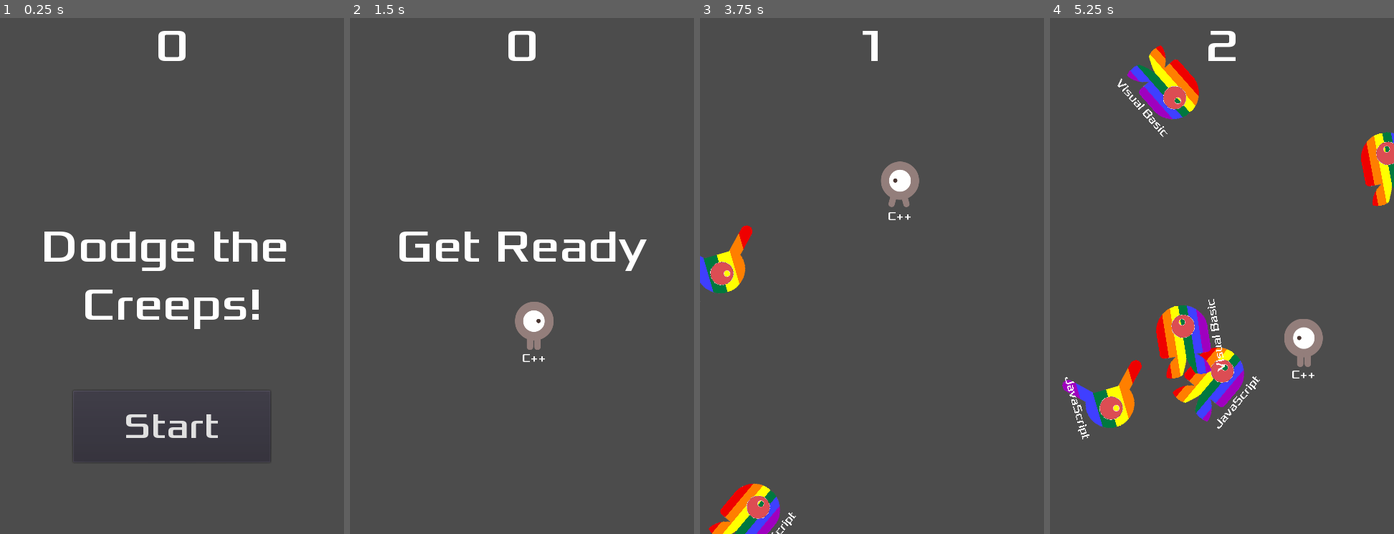
Above: before the commit, frames 1-4 (left to right).
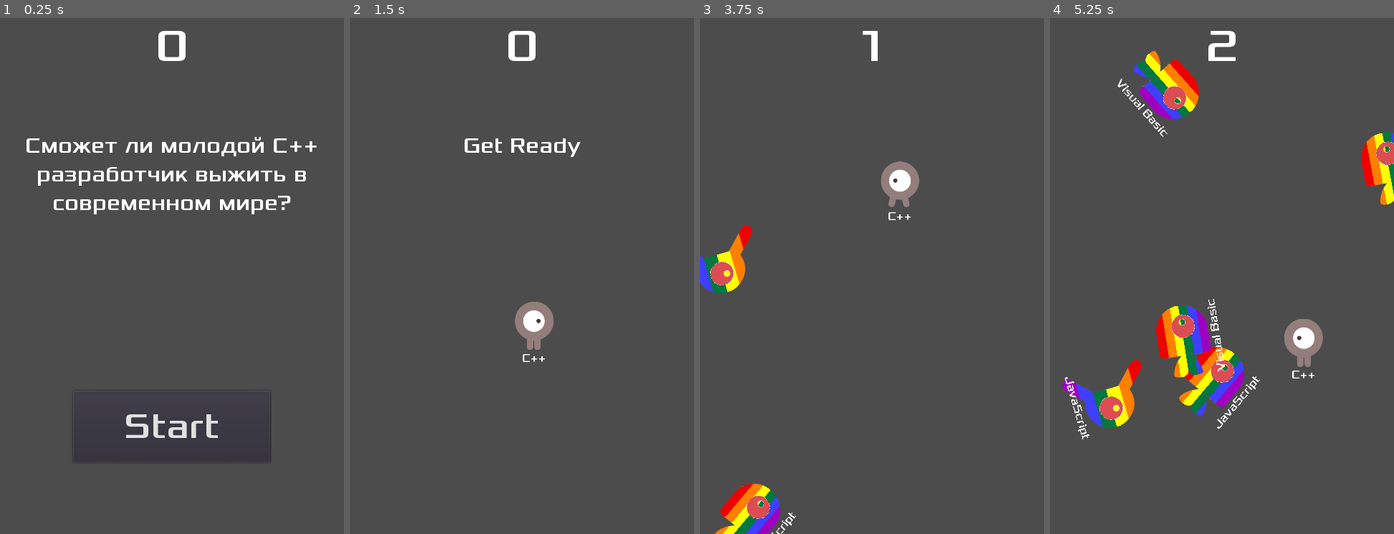
Above: after the commit, the same moments.

Repository: antonkanin/dodge_creeps
Game: Godot game, scene res://Main.tscn
The game is run twice, just before and just after one commit, with the same random seed, the same clock (stepped at 60 frames per second) and the same inputs.
Inputs (mouse positions are in pixels of both pictures, inside the frame that each line leads up to):
- Up to frame 1 (0.25 s): no input
- Up to frame 2 (1.5 s): click "Start" at 0.5 s; tap Enter at 1.25 s; move the mouse to (597, 250) at 1.27 s; click (597, 250) at 1.42 s
- Up to frame 3 (3.75 s): move the mouse to (803, 301) at 2.02 s; click (803, 301) at 2.17 s; move the mouse to (906, 162) at 2.77 s; click (906, 162) at 2.92 s; move the mouse to (854, 379) at 3.52 s; click (854, 379) at 3.67 s
- Up to frame 4 (5.25 s): move the mouse to (1325, 353) at 4.27 s; click (1325, 353) at 4.42 s; move the mouse to (1118, 198) at 5.02 s; click (1118, 198) at 5.17 s

The runs differ from the first frame. In frame 1, 5.4% of the frame differs, in the area x 7-93%, y 23-61%; in frame 2, 2.1%; in frame 3, 0.1%; in frame 4, 0.9%.

Commit message:
adding music to the game

Diff:
--- a/HUD.gd
+++ b/HUD.gd
@@ -17,6 +17,7 @@
 
 func show_game_over():
 	show_message("Game Over")
+	$EltonImage.visible = true
 	yield($MessageTimer, "timeout")
 	$MessageLabel.text = "Dodge the\nCreeps!"
 	$MessageLabel.show()
--- a/HUD.tscn
+++ b/HUD.tscn
@@ -1,14 +1,15 @@
-[gd_scene load_steps=6 format=2]
+[gd_scene load_steps=7 format=2]
 
 [ext_resource path="res://HUD.gd" type="Script" id=1]
 [ext_resource path="res://fonts/Xolonium-Regular.ttf" type="DynamicFontData" id=2]
+[ext_resource path="res://photos/elton.jpg" type="Texture" id=3]
 
 [sub_resource type="DynamicFont" id=1]
 size = 64
 font_data = ExtResource( 2 )
 
 [sub_resource type="DynamicFont" id=2]
-size = 64
+size = 30
 font_data = ExtResource( 2 )
 
 [sub_resource type="DynamicFont" id=3]
@@ -29,12 +30,14 @@
 anchor_top = 0.5
 anchor_right = 1.0
 anchor_bottom = 0.5
-margin_top = -80.5
-margin_bottom = 78.5
+margin_left = -50.0
+margin_top = -200.0
+margin_right = 50.0
+margin_bottom = 117.811
 custom_fonts/font = SubResource( 2 )
-text = "Dodge the
-Creeps!"
+text = "Сможет ли молодой С++ разработчик выжить в современном мире?"
 align = 1
+autowrap = true
 
 [node name="StartButton" type="Button" parent="."]
 anchor_left = 0.5
@@ -51,5 +54,10 @@
 [node name="MessageTimer" type="Timer" parent="."]
 wait_time = 2.0
 one_shot = true
+
+[node name="EltonImage" type="Sprite" parent="."]
+visible = false
+position = Vector2( 236.527, 311.001 )
+texture = ExtResource( 3 )
 [connection signal="pressed" from="StartButton" to="." method="_on_StartButton_pressed"]
 [connection signal="timeout" from="MessageTimer" to="." method="_on_MessageTimer_timeout"]
--- a/Main.gd
+++ b/Main.gd
@@ -4,7 +4,10 @@
 var score
 
 func _ready():
-	randomize()
+#	randomize()
+	#AudioServer.set_bus_mute(0, true) # disable music for debug purposes
+	pass
+
 
 # Called every frame. 'delta' is the elapsed time since the previous frame.
 #func _process(delta):
@@ -14,12 +17,15 @@
 	$ScoreTimer.stop()
 	$MobTimer.stop()
 	$HUD.show_game_over()
+	$Music.stop()
+	$DeathSound.play(10)
 
 func new_game():
 	score = 0
 	$HUD.update_score(score)
 	$HUD.show_message("Get Ready")
 	$Player.start($StartPosition.position)
+	$Music.play(22)
 	$StartTimer.start()
 
 func _on_ScoreTimer_timeout():
--- a/Main.tscn
+++ b/Main.tscn
@@ -1,9 +1,11 @@
-[gd_scene load_steps=6 format=2]
+[gd_scene load_steps=8 format=2]
 
 [ext_resource path="res://Main.gd" type="Script" id=1]
 [ext_resource path="res://Mob.tscn" type="PackedScene" id=2]
 [ext_resource path="res://Player.tscn" type="PackedScene" id=3]
 [ext_resource path="res://HUD.tscn" type="PackedScene" id=4]
+[ext_resource path="res://music/alisa_nobo_slavyan.ogg" type="AudioStream" id=5]
+[ext_resource path="res://music/Elton_John_-_Sacrifice_Qoret.com.ogg" type="AudioStream" id=6]
 
 [sub_resource type="Curve2D" id=1]
 _data = {
@@ -38,8 +40,10 @@
 [node name="HUD" parent="." instance=ExtResource( 4 )]
 
 [node name="Music" type="AudioStreamPlayer" parent="."]
+stream = ExtResource( 5 )
 
 [node name="DeathSound" type="AudioStreamPlayer" parent="."]
+stream = ExtResource( 6 )
 [connection signal="hit" from="Player" to="." method="game_over"]
 [connection signal="timeout" from="MobTimer" to="." method="_on_MobTimer_timeout"]
 [connection signal="timeout" from="ScoreTimer" to="." method="_on_ScoreTimer_timeout"]
--- a/Mob.tscn
+++ b/Mob.tscn
@@ -70,7 +70,6 @@
 scale = Vector2( 0.75, 0.75 )
 frames = SubResource( 3 )
 animation = "swim"
-frame = 1
 playing = true
 
 [node name="CollisionShape2D" type="CollisionShape2D" parent="."]
Not shown, added: music/Elton_John_-_Sacrifice_Qoret.com.ogg.import
Not shown, added: music/alisa_nobo_slavyan.ogg.import
Binary file added: photos/elton.jpg
Not shown, added: photos/elton.jpg.import
Not shown, added: music/Elton_John_-_Sacrifice_Qoret.com.ogg
Not shown, added: music/alisa_nobo_slavyan.ogg
